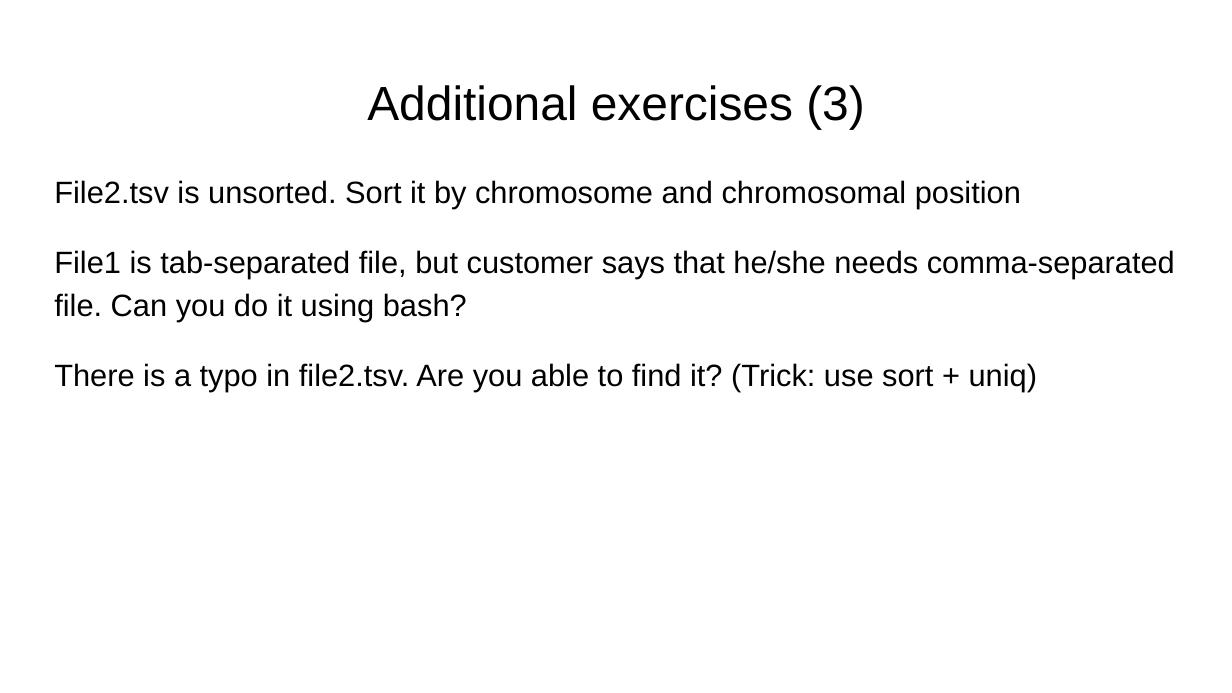
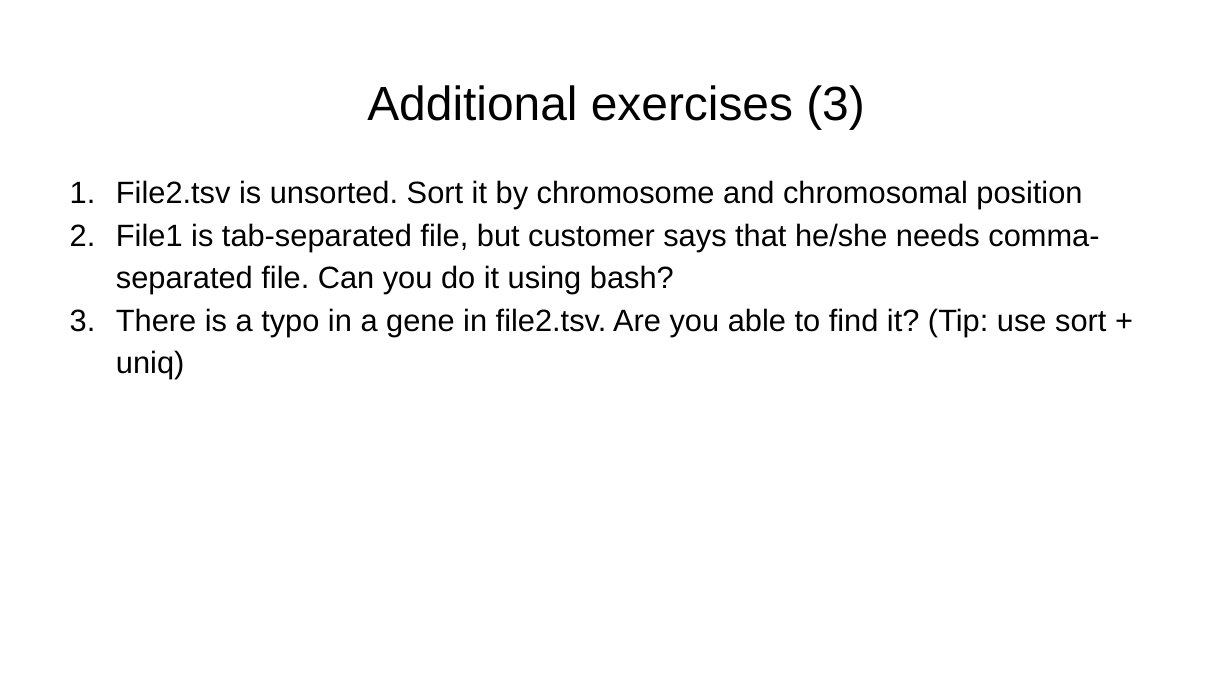
Before and after one commit to FusterTormo/BioinfoWorkshop, a slide deck: slide 56 of Introduction_to_Linux.pptx. Drawn at 1232x693 pixels with LibreOffice and Linux fonts; fonts in the diff are those of the drawing. Boxes give left, top, right and bottom in pixels: in the first picture for what was removed or moved away, otherwise in the second. Text is boxed around its words. In the diff, an @@ line names an element or a change of style, - is before the commit and + after.

Commit message:
Modified additional exercises in presentation

```diff
--- a/Introduction_to_Linux.pptx
+++ b/Introduction_to_Linux.pptx
@@ text at box(116, 180, 1099, 294): bullet none to 1.; less space between paragraphs @@
@@ text at box(116, 308, 1106, 379): text changed @@
-There is a typo in file2.tsv. Are you able to find it? (Trick: use sort + uniq)
+3. There is a typo in a gene in file2.tsv. Are you able to find it? (Tip: use sort + uniq)
```
Also in this commit, not shown: 2 other slides changed, 1 other file.
